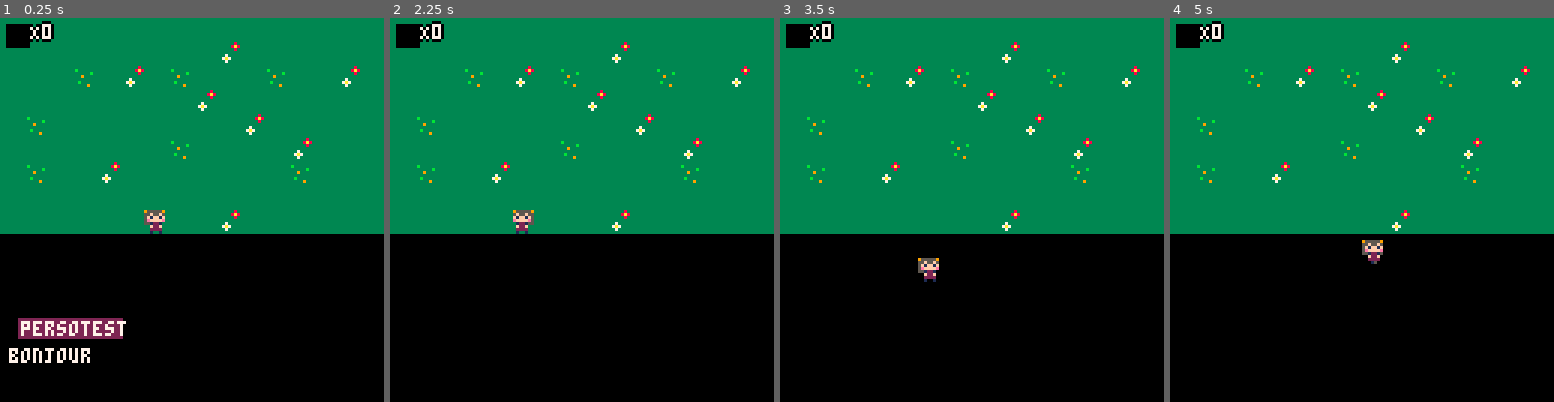
Above: before the commit, frames 1-4 (left to right).
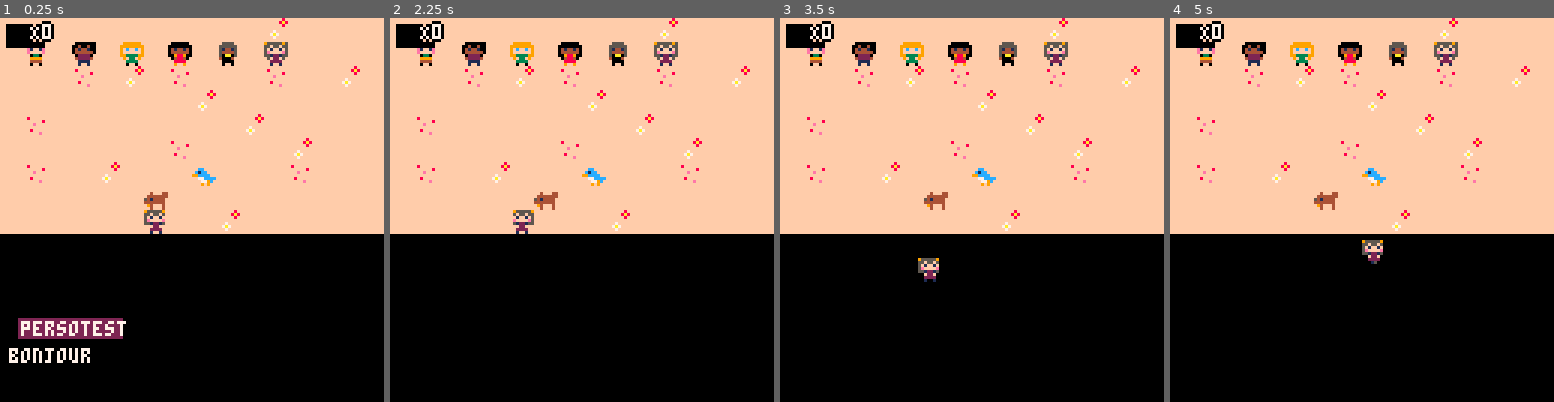
Above: after the commit, the same moments.

Repository: adatechschool/projet_collectif_pico_8-picolas
Game: PICO-8 cartridge picolas_ab.p8
The game is run twice, just before and just after one commit, with the same random seed, the same clock (stepped at 60 frames per second) and the same inputs.
Inputs:
- Up to frame 1 (0.25 s): no input
- Up to frame 2 (2.25 s): tap X (X key) at 1.07, 2.07 s; hold Left from 1.97 s (still down)
- Up to frame 3 (3.5 s): release Left at 2.37 s; tap X (X key) every 0.33 s from 2.4 to 3.4 s; hold Down 2.42-2.82 s; hold Right from 2.87 s (still down)
- Up to frame 4 (5 s): release Right at 3.53 s; hold Up 3.58-4.08 s; tap X (X key) every 0.33 s from 3.73 to 4.73 s; hold Right 4.13-4.53 s; hold Down from 4.58 s (still down)

The runs differ from the first frame. In frame 1, 55% of the frame differs, in the area x 0-100%, y 0-57%; in frame 2, 55%; in frame 3, 55%, in the area x 0-100%, y 0-67%; in frame 4, 55%.

Commit message:
Add new characters

Diff:
--- a/picolas_ab.p8
+++ b/picolas_ab.p8
@@ -10,6 +10,9 @@
 end
 
 function _update()
+	if scene=="menu" then
+		update_menu()
+	end
 	if not messages[1] then
 		  player_movement()
 	end
@@ -204,15 +207,26 @@
 
 
 
+…(8 lines of a section not shown)…
+__gff__
+0000000000000000000000000000000001010101000000000000000000000000010101010000000000000000000000000000000000000000000000000000000000000000000000000000000000000000000000000000000000000000000000000000000000000000000000000000000000000000000000000000000000000000
+0000000000000000000000000000000000000000000000000000000000000000000000000000000000000000000000000000000000000000000000000000000000000000000000000000000000000000000000000000000000000000000000000000000000000000000000000000000000000000000000000000000000000000
 __map__
-0c0c0c0c0c0c0c0c0c0c0c0c0c0c0c0c00000000000000000000000000000000000000000000000000000000000000000000000000000000000000000000000000000000000000000000000000000000000000000000000000000000000000000000000000000000000000000000000000000000000000000000000000000000
-0c0c0c0c0c0c0c0c0c0e0c0c0c0c0c0c00000000000000000000000000000000000000000000000000000000000000000000000000000000000000000000000000000000000000000000000000000000000000000000000000000000000000000000000000000000000000000000000000000000000000000000000000000000
+0c0c0c0c0c0c0c0c0c0c0c0e0c0c0c0c00000000000000000000000000000000000000000000000000000000000000000000000000000000000000000000000000000000000000000000000000000000000000000000000000000000000000000000000000000000000000000000000000000000000000000000000000000000
+0c110c120c210c220c130c230c0c0c0c00000000000000000000000000000000000000000000000000000000000000000000000000000000000000000000000000000000000000000000000000000000000000000000000000000000000000000000000000000000000000000000000000000000000000000000000000000000
 0c0c0c0d0c0e0c0d0c0c0c0d0c0c0e0c00000000000000000000000000000000000000000000000000000000000000000000000000000000000000000000000000000000000000000000000000000000000000000000000000000000000000000000000000000000000000000000000000000000000000000000000000000000
 0c0c0c0c0c0c0c0c0e0c0c0c0c0c0c0c00000000000000000000000000000000000000000000000000000000000000000000000000000000000000000000000000000000000000000000000000000000000000000000000000000000000000000000000000000000000000000000000000000000000000000000000000000000
 0c0d0c0c0c0c0c0c0c0c0e0c0c0c0c0c00000000000000000000000000000000000000000000000000000000000000000000000000000000000000000000000000000000000000000000000000000000000000000000000000000000000000000000000000000000000000000000000000000000000000000000000000000000
 0c0c0c0c0c0c0c0d0c0c0c0c0e0c0c0c00000000000000000000000000000000000000000000000000000000000000000000000000000000000000000000000000000000000000000000000000000000000000000000000000000000000000000000000000000000000000000000000000000000000000000000000000000000
-0c0d0c0c0e0c0c0c0c0c0c0c0d0c0c0c00000000000000000000000000000000000000000000000000000000000000000000000000000000000000000000000000000000000000000000000000000000000000000000000000000000000000000000000000000000000000000000000000000000000000000000000000000000
-0c0c0c0c0c0c0c0c0c0c0c0c0c0c0c0c00000000000000000000000000000000000000000000000000000000000000000000000000000000000000000000000000000000000000000000000000000000000000000000000000000000000000000000000000000000000000000000000000000000000000000000000000000000
+0c0d0c0c0e0c0c0c100c0c0c0d0c0c0c00000000000000000000000000000000000000000000000000000000000000000000000000000000000000000000000000000000000000000000000000000000000000000000000000000000000000000000000000000000000000000000000000000000000000000000000000000000
+0c0c0c0c0c0c200c0c0c0c0c0c0c0c0c00000000000000000000000000000000000000000000000000000000000000000000000000000000000000000000000000000000000000000000000000000000000000000000000000000000000000000000000000000000000000000000000000000000000000000000000000000000
 0c0c0c0c0c0c0c0c0c0e0c0c0c0c0c0c00000000000000000000000000000000000000000000000000000000000000000000000000000000000000000000000000000000000000000000000000000000000000000000000000000000000000000000000000000000000000000000000000000000000000000000000000000000
 
 
Not shown, changed: 24 lines of the sprite sheet (__gfx__) section of picolas_ab.p8
